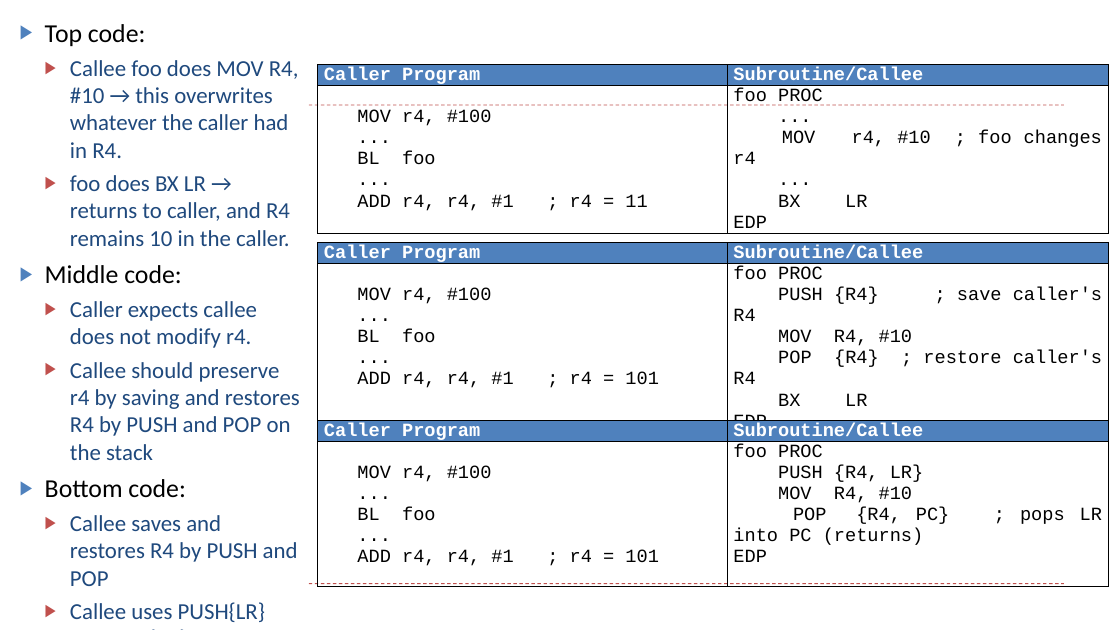
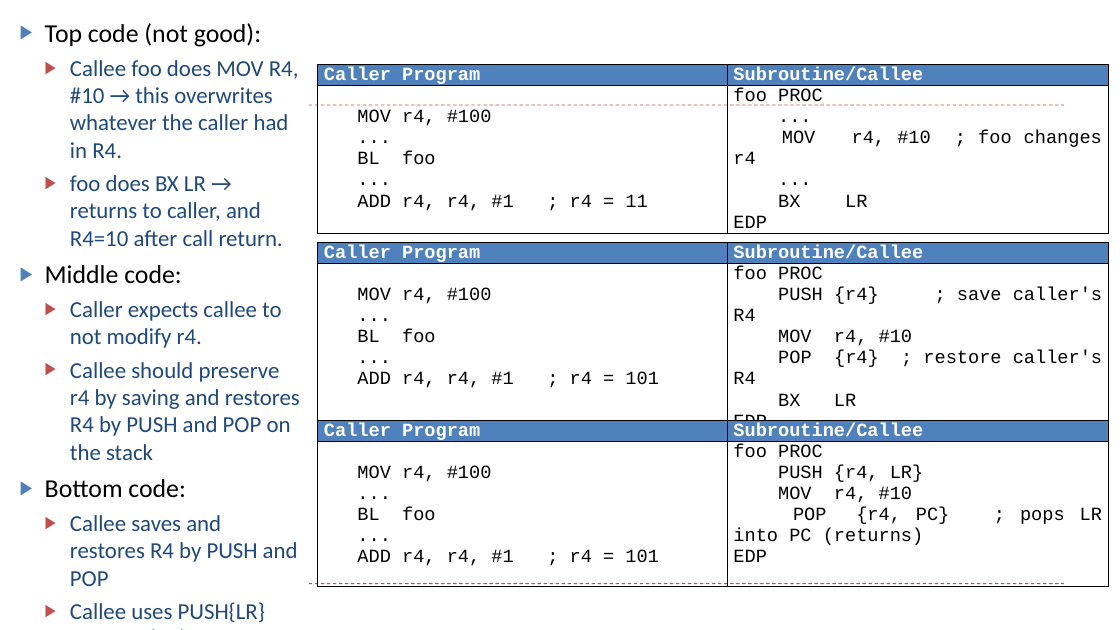
Before and after one commit to guhofstra/CSC111Fa25, a slide deck: slide 30 of PPTs/Ch8_ARM_Subroutines_2_Stack_Preserve_Environment.pptx (slide 31 before the commit). Drawn at 1120x630 pixels with LibreOffice and Linux fonts; fonts in the diff are those of the drawing. Boxes give left, top, right and bottom in pixels: in the first picture for what was removed or moved away, otherwise in the second. Text is boxed around its words. In the diff, an @@ line names an element or a change of style, - is before the commit and + after.

```diff
--- a/PPTs/Ch8_ARM_Subroutines_2_Stack_Preserve_Environment.pptx
+++ b/PPTs/Ch8_ARM_Subroutines_2_Stack_Preserve_Environment.pptx
@@ text at bbox=[45, 23, 261, 47]: text changed @@
-▶ Top code:
+▶ Top code (not good):
@@ text at bbox=[70, 175, 283, 246]: text changed @@
-  ▶ foo does BX LR → returns to caller, and R4 remains 10 in the caller.
+  ▶ foo does BX LR → returns to caller, and R4=10 after call return.
@@ table at bbox=[318, 243, 1109, 437] @@
-row 2, column 2: foo PROC / PUSH {R4} ; save caller's R4 / MOV R4, #10 / POP {R4} ; restore caller's R4 / BX LR / EDP
+row 2, column 2: foo PROC / PUSH {r4} ; save caller's R4 / MOV r4, #10 / POP {r4} ; restore caller's R4 / BX LR / EDP
@@ text at bbox=[70, 301, 281, 348]: text changed @@
-  ▶ Caller expects callee does not modify r4.
+  ▶ Caller expects callee to not modify r4.
@@ table at bbox=[318, 421, 1109, 589] @@
-row 2, column 2: foo PROC / PUSH {R4, LR} / MOV R4, #10 / POP {R4, PC} ; pops LR into PC (returns) / EDP
+row 2, column 2: foo PROC / PUSH {r4, LR} / MOV r4, #10 / POP {r4, PC} ; pops LR into PC (returns) / EDP
```
Also in this commit, not shown: 1 slide added, 1 slide removed, 2 other files.
